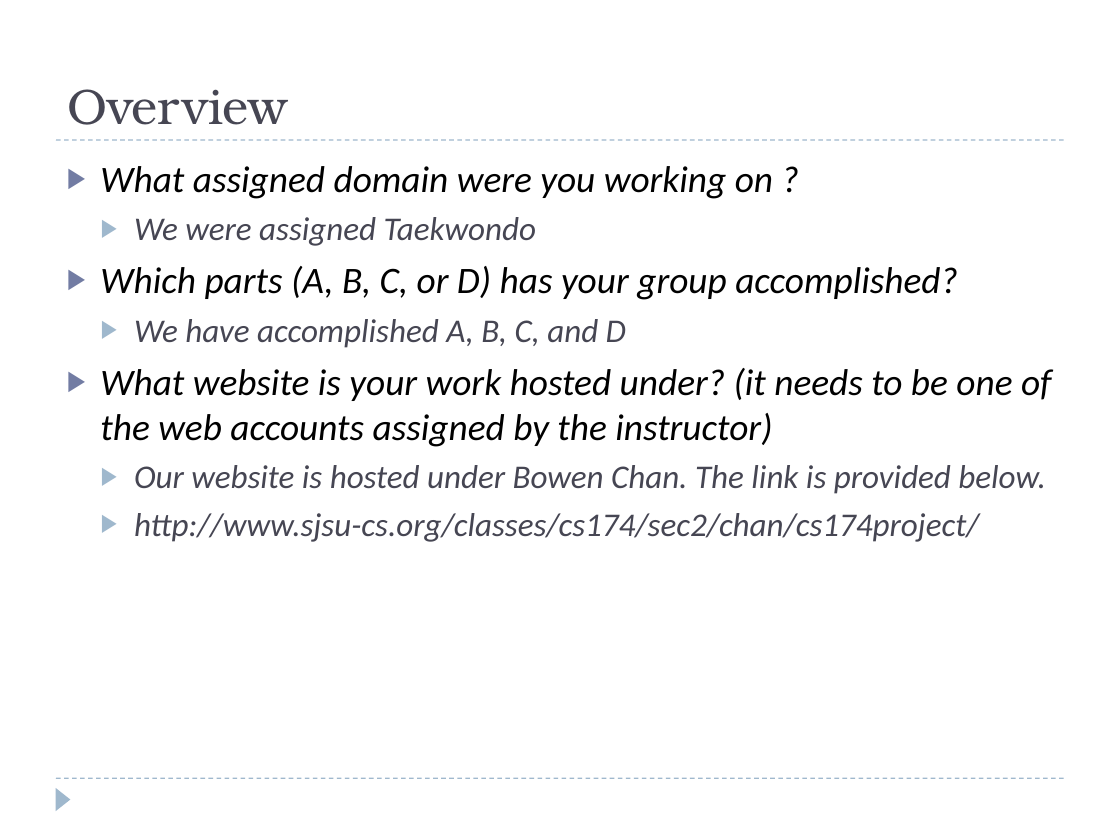
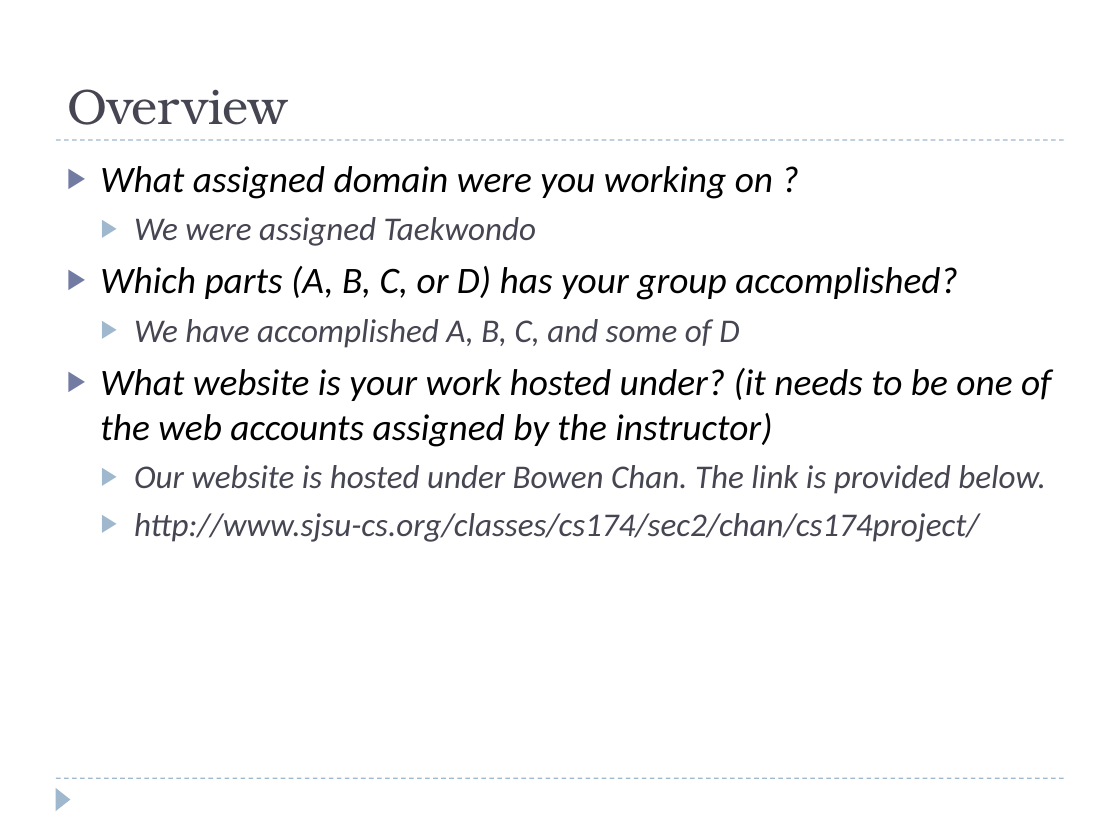
Before and after one commit to BowenChan/CS-174-Website-Project, a slide deck: slide 2 of Presentation and Files/2014 TeamProject3 Presentation 1212014.ppt. Drawn at 1120x840 pixels with LibreOffice and Linux fonts; fonts in the diff are those of the drawing. Boxes give left, top, right and bottom in pixels: in the first picture for what was removed or moved away, otherwise in the second. Text is boxed around its words. In the diff, an @@ line names an element or a change of style, - is before the commit and + after.

```diff
--- a/Presentation and Files/2014 TeamProject3 Presentation 1212014.ppt
+++ b/Presentation and Files/2014 TeamProject3 Presentation 1212014.ppt
@@ text at (x1=134, y1=319, x2=739, y2=348): text changed @@
-  ▶ We have accomplished A, B, C, and D
+  ▶ We have accomplished A, B, C, and some of D
```
Also in this commit, not shown: 1 other file.
